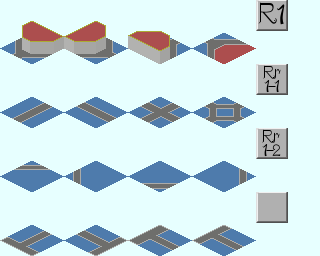
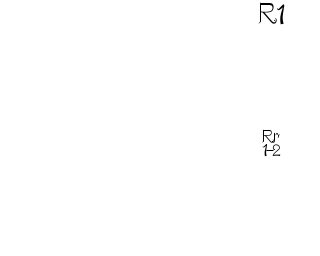
Two versions of the same layered image (320 × 256). Layer-by-layer changes:
removed layer "Rr ..." over left=263, top=65, right=281, bottom=93
removed layer "Image" over left=0, top=0, right=320, bottom=256
